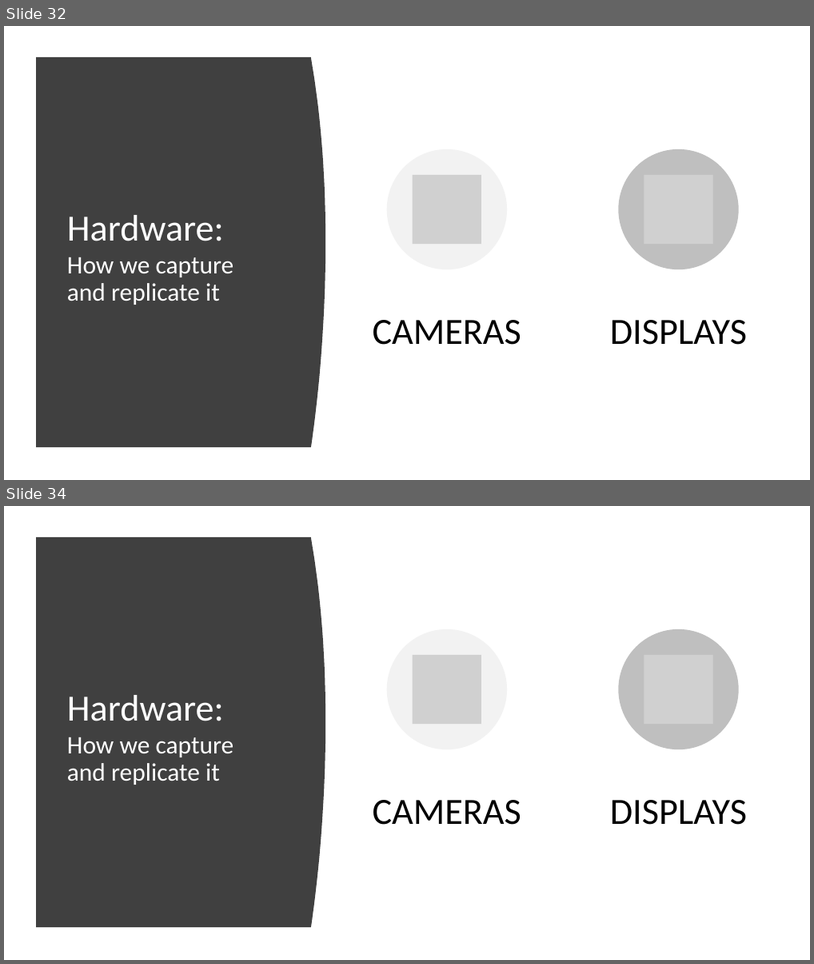
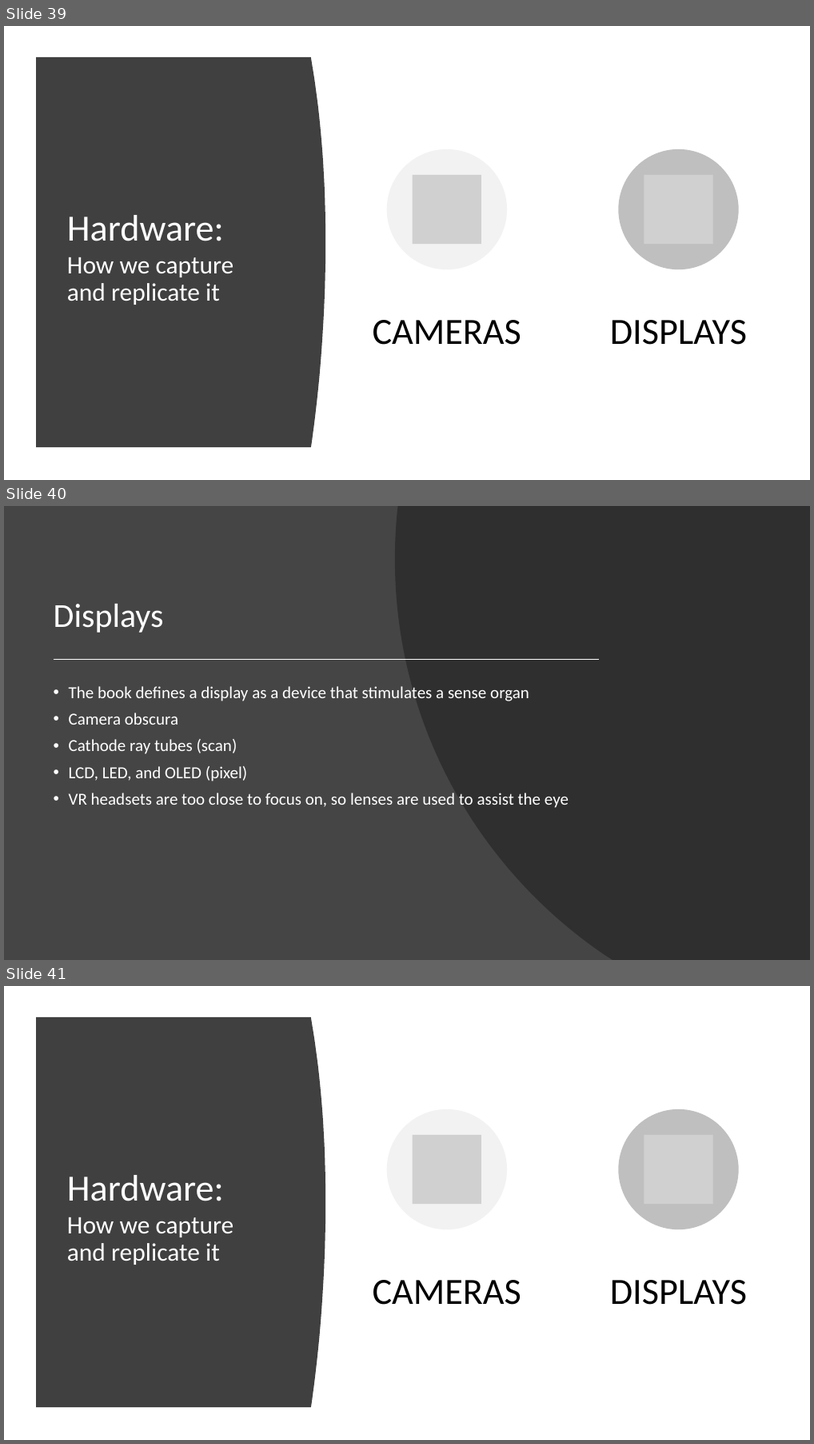
Before and after one commit to beck-peterson/cg2, a slide deck: Computer Graphics Chapter 4 Presentation.pptx. Shown one above the other, each under a label of ours: slides 32 and 34 before the commit, slides 39, 40 and 41 after it; the slides between them are not shown. The pictures are 814x964 and 814x1444 pixels, drawn with LibreOffice and Linux fonts; fonts in the diff are those of the drawing; grey boxes stand for pictures. Boxes give left, top, right and bottom in pixels: in the first picture for what was removed or moved away, otherwise in the second. Text is boxed around its words. In the diff, an @@ line names an element or a change of style, - is before the commit and + after.

```diff
--- a/Computer Graphics Chapter 4 Presentation.pptx
+++ b/Computer Graphics Chapter 4 Presentation.pptx
@@ slide 40 added at <box>4,506,810,960</box>, background #454545 @@
@@ freeform shape added at <box>395,506,810,960</box>, fill #262626 at 70% opacity @@
@@ title added at <box>54,604,164,632</box>, 40 pt, text #FFFFFF @@
+Displays
@@ line added from (55, 659) to (599, 659), #FFFFFF 1.5 pt @@
@@ text added at <box>69,686,569,808</box>, 20 pt, text #FFFFFF @@
+• The book defines a display as a device that stimulates a sense organ
+• Camera obscura
+• Cathode ray tubes (scan)
+• LCD, LED, and OLED (pixel)
+• VR headsets are too close to focus on, so lenses are used to assist the eye
@@ what was slide 32 is now slide 39 @@
@@ what was slide 34 is now slide 41 @@
```
Also in this commit, not shown: 3 slides changed, 11 other slides added, 5 slides removed.
